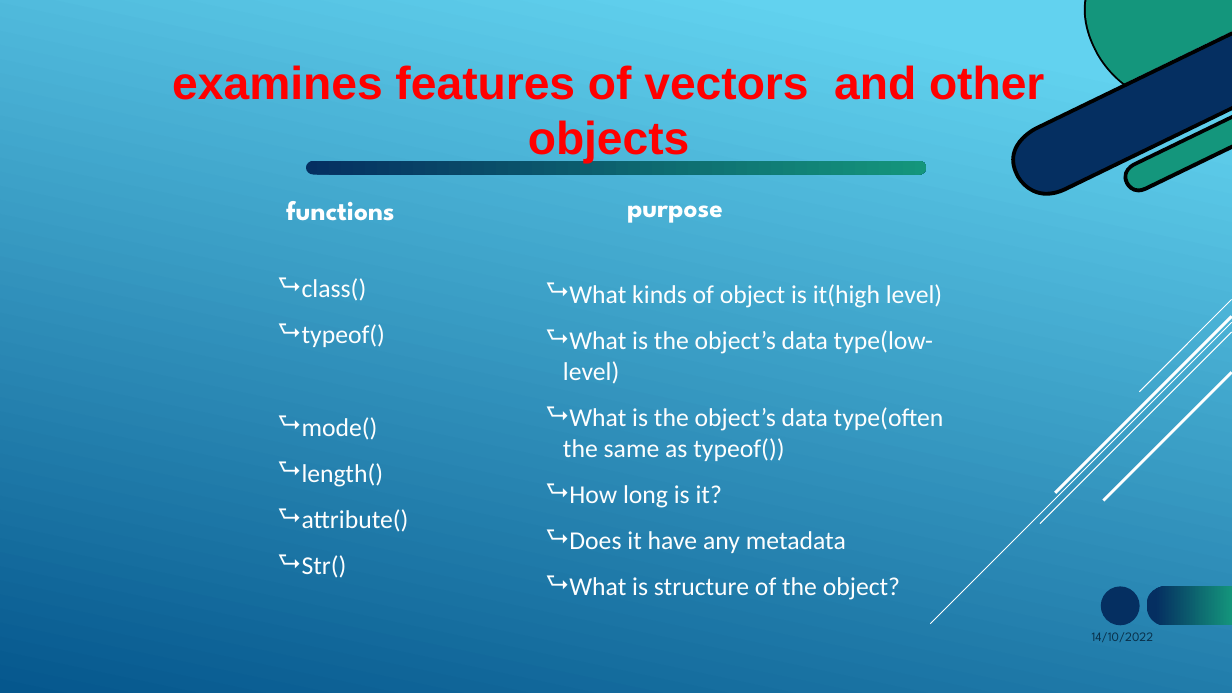
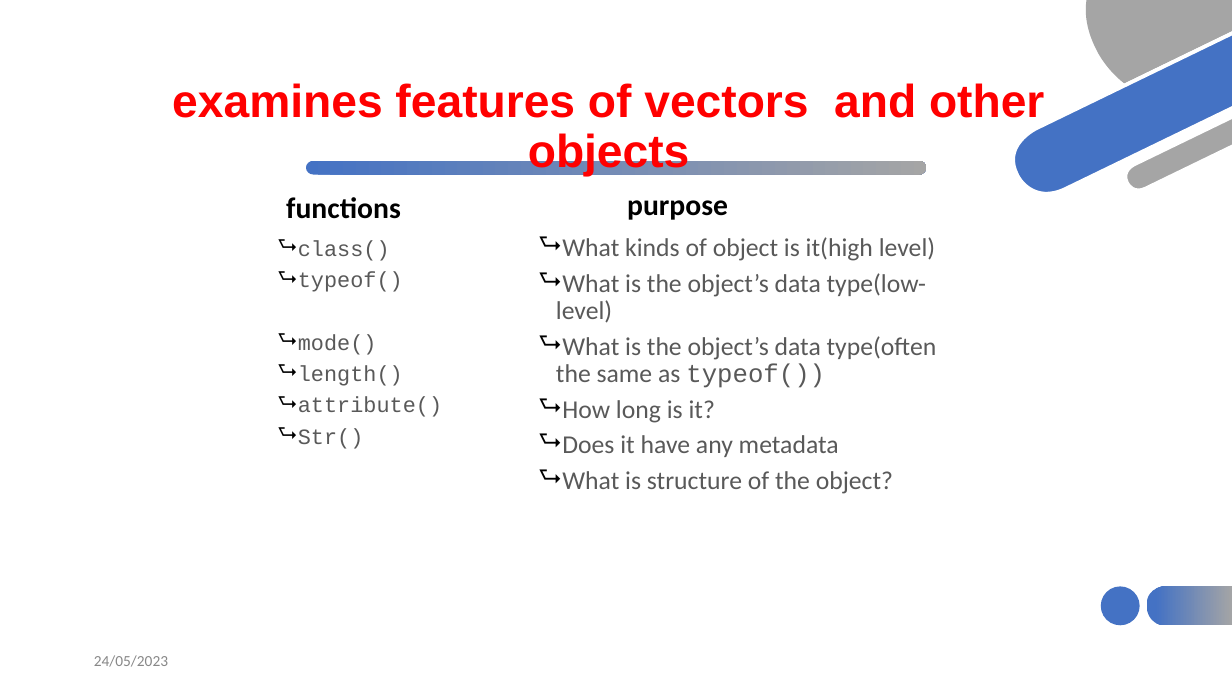
Before and after one commit to HaymanotB/himsite, a slide deck: slide 18 of lecture/RStudio_material.pptx. Drawn at 1232x693 pixels with LibreOffice and Linux fonts; fonts in the diff are those of the drawing. Boxes give left, top, right and bottom in pixels: in the first picture for what was removed or moved away, otherwise in the second. Text is boxed around its words. In the diff, an @@ line names an element or a change of style, - is before the commit and + after.

```diff
--- a/lecture/RStudio_material.pptx
+++ b/lecture/RStudio_material.pptx
@@ background gradient #62D2EF to #05578D to #FFFFFF @@
@@ freeform shape at [1085,0,1232,84]: fill #14967C to #A5A5A5 @@
@@ fill #000000 to #FFFFFF in 3 elements at [1083,0,1231,101], [1123,114,1232,192], [1011,30,1232,196] @@
@@ freeform shape at [1013,32,1232,193]: fill #052F61 to #4472C4 @@
@@ text "examines features of vectors and ..." at [172,83,1044,177]: line spacing 1 to 0.9; vertical alignment middle to top @@
@@ freeform shape at [1125,116,1232,190]: fill #14967C to #A5A5A5 @@
@@ freeform shape at [305,160,927,176]: fill gradient #052F61 to #14967C to gradient #4472C4 to #A5A5A5 @@
@@ text "functions" at [286,197,401,219]: size 21.2 to 23.1 pt, font League Spartan to Calibri, text colour #FFFFFF to #000000; line spacing 0.8 to 0.7; vertical alignment middle to top @@
@@ text "purpose" at [627,200,728,220]: size 21.2 to 23.1 pt, font League Spartan to Calibri, text colour #FFFFFF to #000000; line spacing 0.8 to 0.7; vertical alignment middle to top @@
@@ text "class()" at [298,240,442,449]: size 20 to 17 pt, font Calibri to Courier New, text colour #FEFEFE to #595959; line spacing 1 to 0.9; bullet colour #FFFFFF to #000000; less space between paragraphs; vertical alignment middle to top @@
@@ text "What kinds of object is ...": place and size @@
-text "What kinds of object is ..." at [563,284,944,600]
+text "What kinds of object is ..." at [556,237,937,494]
@@ text "What kinds of object is ..." at [556,237,937,494]: text colour #FEFEFE to #595959; font Calibri to Courier New in "typeof())"; line spacing 1 to 0.9; bullet colour #FFFFFF to #000000; less space between paragraphs; vertical alignment middle to top @@
@@ group removed at [931,299,1232,624]: 5 lines @@
@@ ellipse at [1101,587,1140,626]: fill #052F61 to #4472C4 @@
@@ freeform shape at [1146,585,1232,627]: fill gradient #052F61 to #14967C to gradient #4472C4 to #A5A5A5 @@
@@ text added at [94,655,168,667], 12 pt, text #888888 @@
+24/05/2023
@@ text removed at [1092,632,1154,642] @@
-14/10/2022
```
Also in this commit, not shown: 30 other slides changed, 1 slide added, 4 other files.
